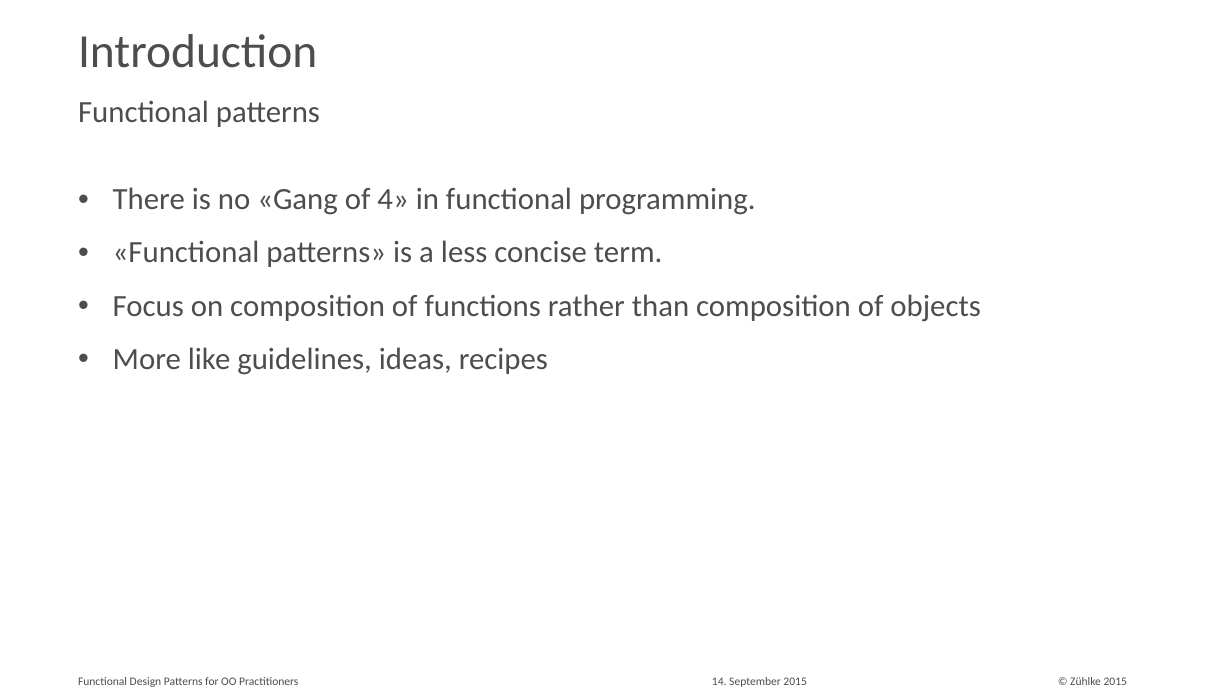
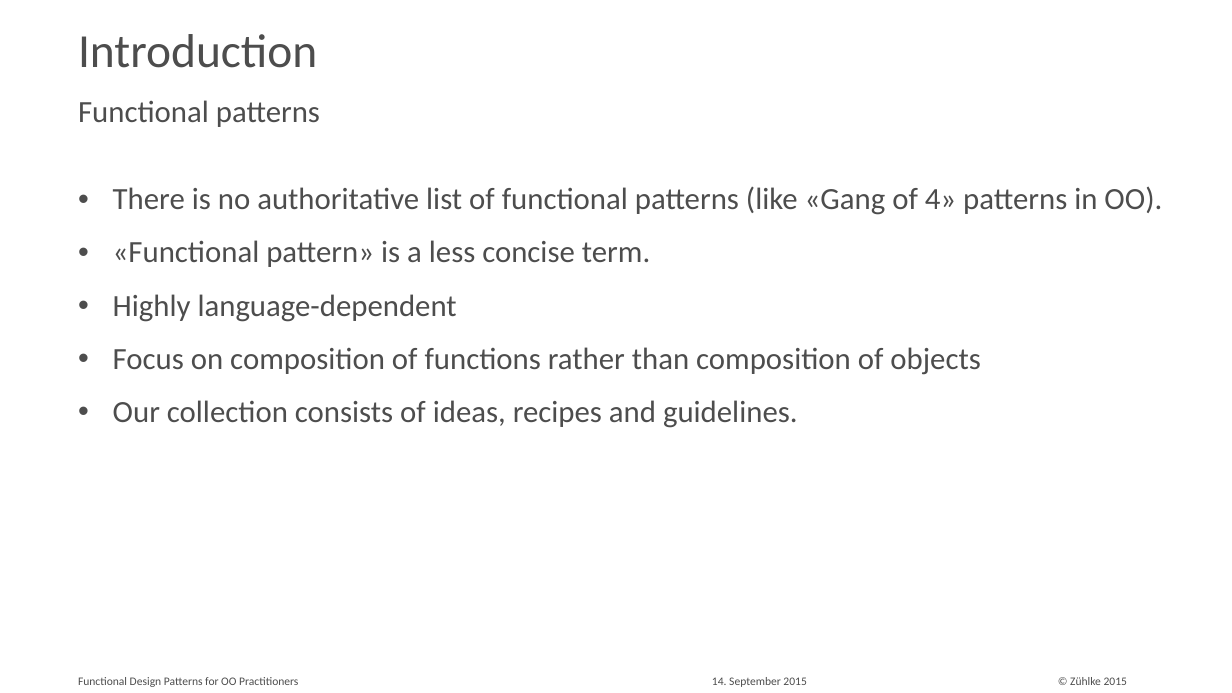
Before and after one commit to aax/zdays-fp-patterns, a slide deck: slide 10 of Functional Design Patterns for OO Practitioners.pptx. Drawn at 1232x693 pixels with LibreOffice and Linux fonts; fonts in the diff are those of the drawing. Boxes give left, top, right and bottom in pixels: in the first picture for what was removed or moved away, otherwise in the second. Text is boxed around its words. In the diff, an @@ line names an element or a change of style, - is before the commit and + after.

Commit message:
futures example & more introduction

```diff
--- a/Functional Design Patterns for OO Practitioners.pptx
+++ b/Functional Design Patterns for OO Practitioners.pptx
@@ text at (113, 186, 1162, 322): text changed @@
-• There is no «Gang of 4» in functional programming.
-• «Functional patterns» is a less concise term.
+• There is no authoritative list of functional patterns (like «Gang of 4» patterns in OO).
+• «Functional pattern» is a less concise term.
+• Highly language-dependent
@@ text at (113, 400, 798, 428): text changed @@
-• More like guidelines, ideas, recipes
+• Our collection consists of ideas, recipes and guidelines.
```
Also in this commit, not shown: 8 other slides changed, 3 other files.
